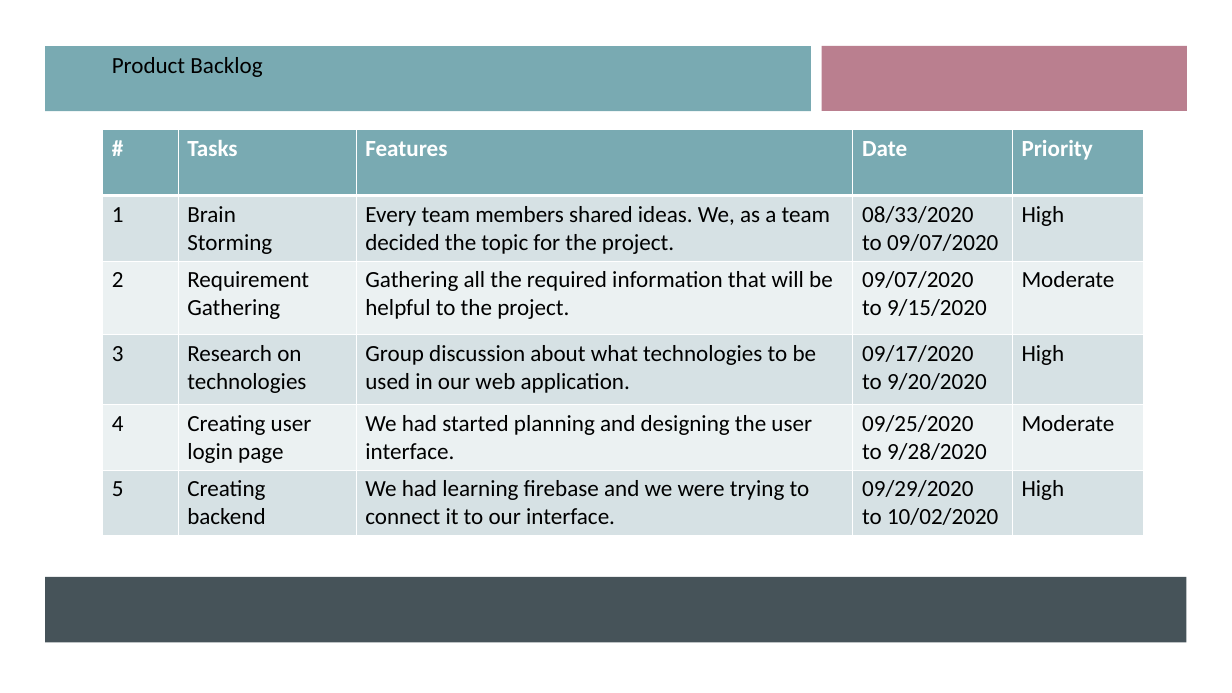
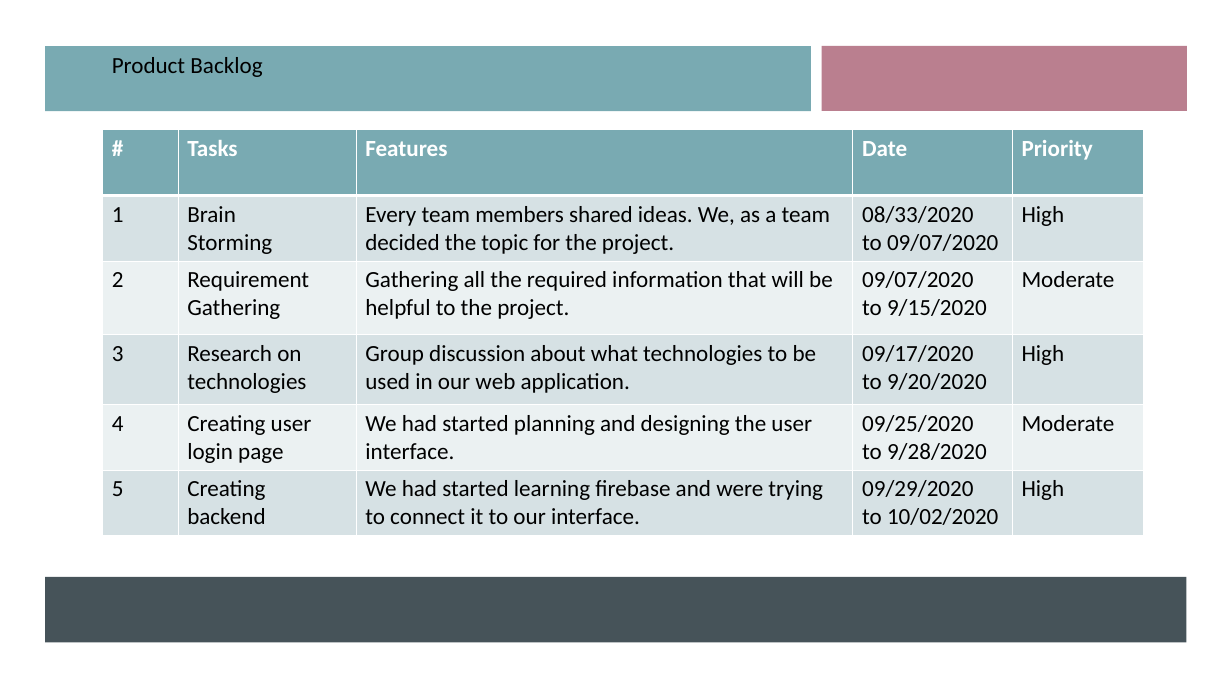
Before and after one commit to Xu12345-sophie/CS691TeamDice, a slide deck: slide 5 of Deliverable2/PC builder web application.pptx. Drawn at 1232x693 pixels with LibreOffice and Linux fonts; fonts in the diff are those of the drawing. Boxes give left, top, right and bottom in pixels: in the first picture for what was removed or moved away, otherwise in the second. Text is boxed around its words. In the diff, an @@ line names an element or a change of style, - is before the commit and + after.

```diff
--- a/Deliverable2/PC builder web application.pptx
+++ b/Deliverable2/PC builder web application.pptx
@@ table at <box>103,129,1144,532</box> @@
-row 6, column 3: We had learning firebase and we were trying to connect it to our interface.
+row 6, column 3: We had started learning firebase and were trying to connect it to our interface.
```
Also in this commit, not shown: 4 other slides changed.
